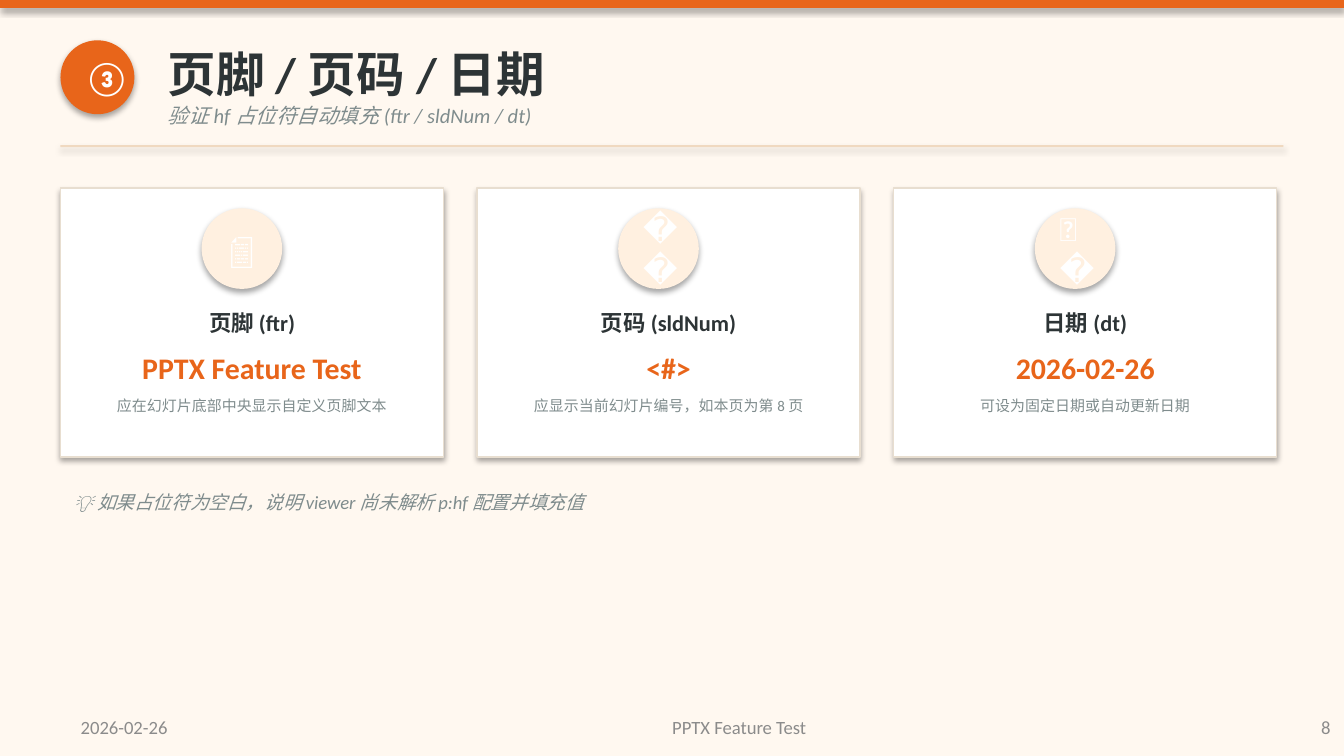
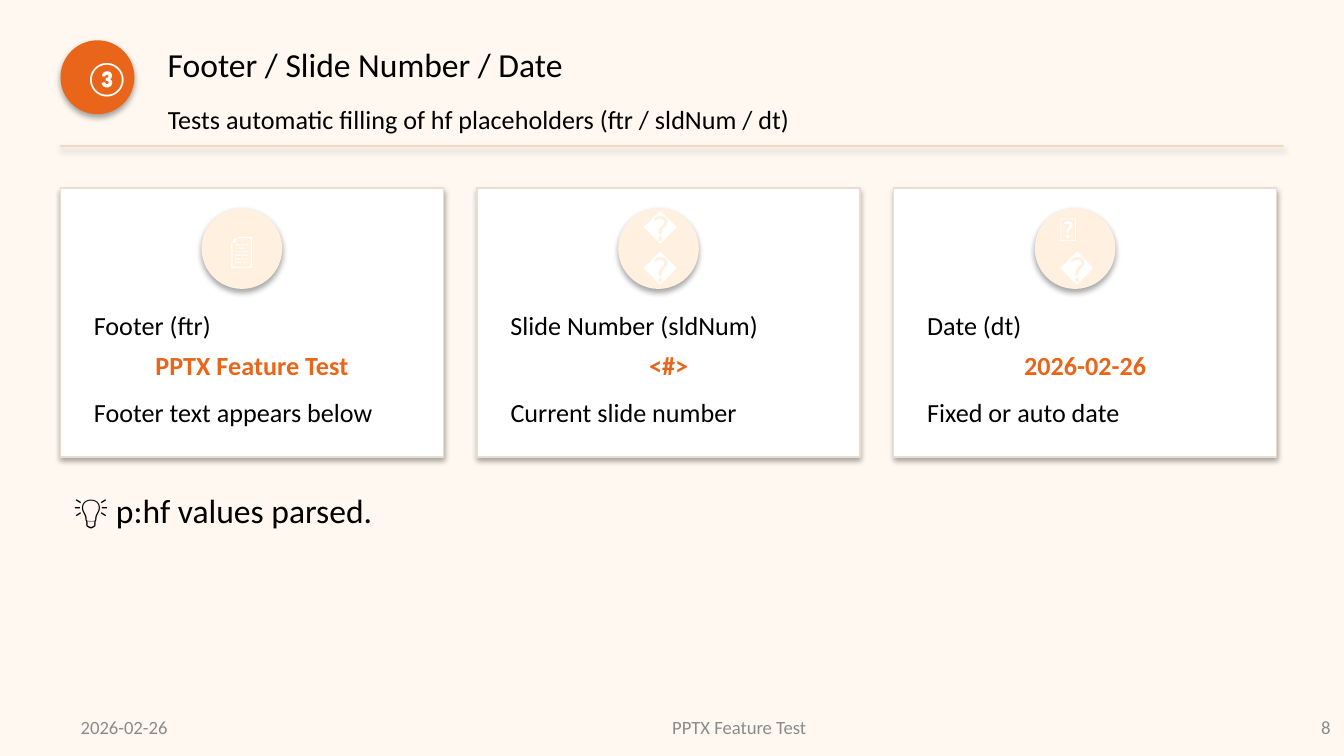
Before and after one commit to NingYuM/NingYuM.github.io, a slide deck: slide 8 of viewer-examples/samples/05-preview.pptx. Drawn at 1344x756 pixels with LibreOffice and Linux fonts; fonts in the diff are those of the drawing. Boxes give left, top, right and bottom in pixels: in the first picture for what was removed or moved away, otherwise in the second. Text is boxed around its words. In the diff, an @@ line names an element or a change of style, - is before the commit and + after.

Commit message:
Deploy viewer examples from commit 9098becb at 2026/07/01 15:37:49

```diff
--- a/viewer-examples/samples/05-preview.pptx
+++ b/viewer-examples/samples/05-preview.pptx
@@ rectangle removed at [0,0,1344,8] @@
@@ text at [168,53,562,78]: text changed; size 26 to 18 pt; text colour #2D3436 to #000000; bold off @@
-页脚 / 页码 / 日期
+Footer / Slide Number / Date
@@ text at [168,110,788,134]: text changed; size 11 to 14 pt; text colour #7F8C8D to #000000; italic off @@
-验证 hf 占位符自动填充 (ftr / sldNum / dt)
+Tests automatic filling of hf placeholders (ftr / sldNum / dt)
@@ text at [94,316,211,339]: text changed; size 12 to 14 pt; text colour #2D3436 to #000000; bold off @@
-页脚 (ftr)
+Footer (ftr)
@@ text at [510,316,757,339]: text changed; size 12 to 14 pt; text colour #2D3436 to #000000; bold off @@
-页码 (sldNum)
+Slide Number (sldNum)
@@ text at [927,316,1021,339]: text changed; size 12 to 14 pt; text colour #2D3436 to #000000; bold off @@
-日期 (dt)
+Date (dt)
@@ text "PPTX Feature Test": place and size @@
-text "PPTX Feature Test" at [142,359,362,380]
+text "PPTX Feature Test" at [155,358,348,375]
@@ size 16 to 14 pt in 3 elements at [155,358,348,375], [1024,357,1146,375], [636,343,703,388] @@
@@ text "<#>": place and size @@
-text "<#>" at [497,343,840,383]
+text "<#>" at [636,343,703,388]
@@ text "2026-02-26": place and size @@
-text "2026-02-26" at [1016,358,1155,380]
+text "2026-02-26" at [1024,357,1146,375]
@@ text at [94,404,372,427]: text changed; size 8 to 14 pt; text colour #7F8C8D to #000000 @@
-应在幻灯片底部中央显示自定义页脚文本
+Footer text appears below
@@ text at [511,404,736,423]: text changed; size 8 to 14 pt; text colour #7F8C8D to #000000 @@
-应显示当前幻灯片编号，如本页为第 8 页
+Current slide number
@@ text at [927,404,1120,423]: text changed; size 8 to 14 pt; text colour #7F8C8D to #000000 @@
-可设为固定日期或自动更新日期
+Fixed or auto date
@@ text at [116,499,372,529]: text changed; size 10 to 18 pt; text colour #7F8C8D to #000000; italic off @@
-💡 如果占位符为空白，说明 viewer 尚未解析 p:hf 配置并填充值
+💡 p:hf values parsed.
```
Also in this commit, not shown: 8 other slides changed, 20 other files.
